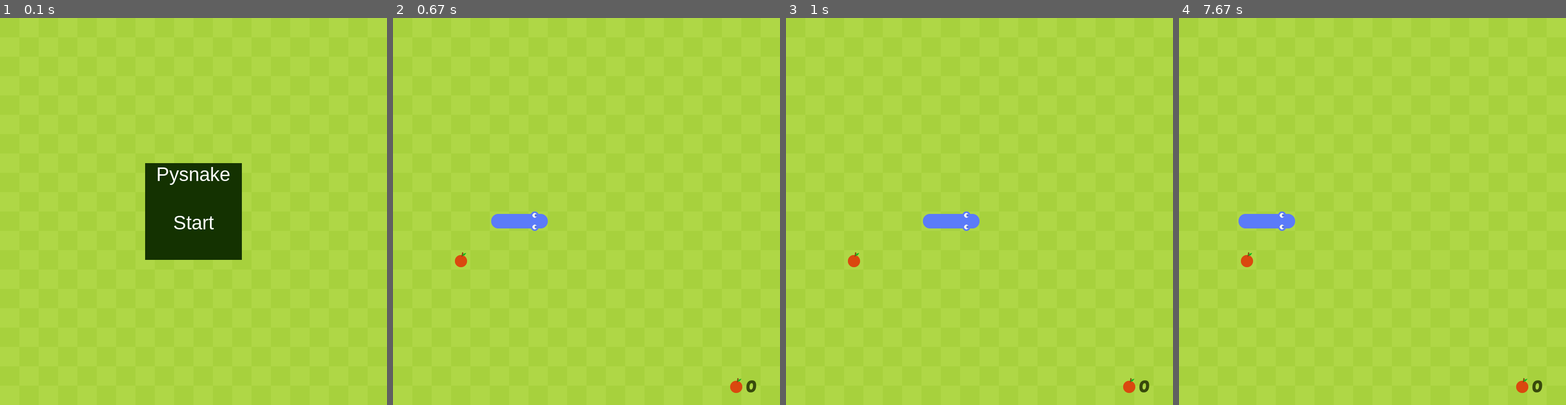
Above: before the commit, frames 1-4 (left to right).
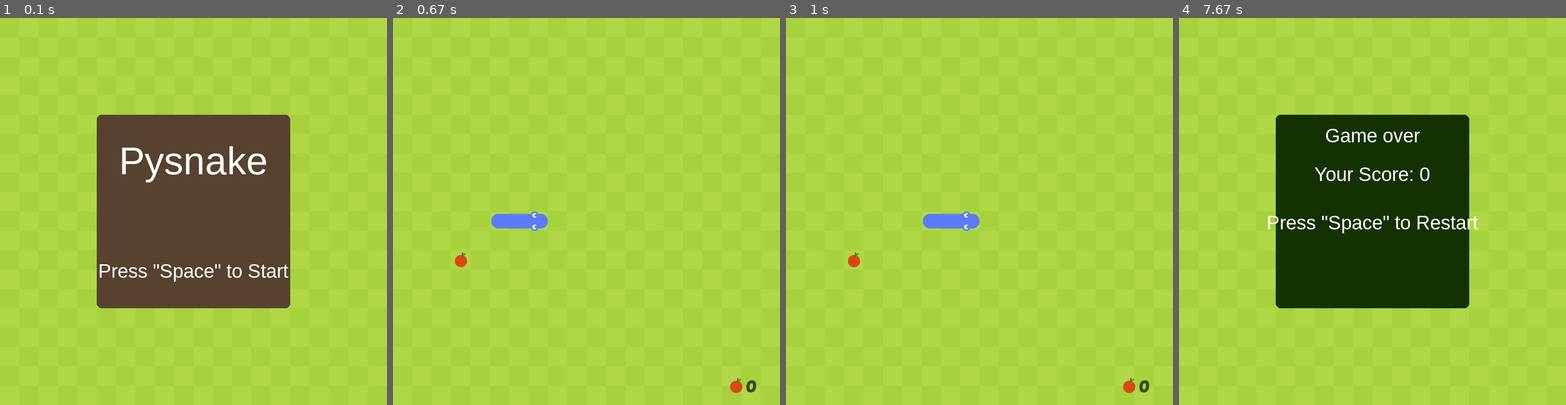
Above: after the commit, the same moments.

Repository: Y4nnik/codespaces-jupyter
Game: pygame game, started from snake.py
Same seed, same stepped clock (60 frames per second), same inputs: the game is played once before the commit and once after it.
Inputs:
- Up to frame 1 (0.1 s): no input
- Up to frame 2 (0.67 s): hold Space from 0.33 s (still down); hold Right from 0.33 s (still down)
- Up to frame 3 (1 s): release Space at 0.8 s; release Right at 0.8 s
- Up to frame 4 (7.67 s): hold Up 1.33-1.8 s; hold Right 1.83-2.3 s; hold Left 2.33-2.87 s; hold Down 2.9-3.2 s; hold Left 3.23-3.63 s; hold Up 3.67-4.03 s; hold Right 4.07-4.7 s; hold Down 4.73-5.1 s; hold Left 5.13-5.6 s; hold Up 6.13-6.43 s; hold Right 6.47-6.93 s; hold Left 6.97-7.5 s

The runs differ from the first frame. In frame 1, 25% of the frame differs, in the area x 25-75%, y 25-75%; in frame 2, nothing differs; in frame 3, nothing differs; in frame 4, 26%, in the area x 15-94%, y 25-97%.

Commit message:
Game Over Screen

Diff:
--- a/snake.py
+++ b/snake.py
@@ -85,13 +85,14 @@
         elif tail_relation == Vector2(0,-1): self.tail = self.tail_down
 
     def move_snake(self):
-        if self.new_block == True:
-            body_copy = self.body[:]
-            self.new_block = False
-        else:
-            body_copy = self.body[:-1] # create a copy of the body without the last element
-        body_copy.insert(0, body_copy[0]+self.direction)
-        self.body = body_copy[:]
+        if not self.direction == Vector2(0,0):
+            if self.new_block == True:
+                body_copy = self.body[:]
+                self.new_block = False
+            else:
+                body_copy = self.body[:-1] # create a copy of the body without the last element
+            body_copy.insert(0, body_copy[0]+self.direction)
+            self.body = body_copy[:]
 
     def add_block(self):
         self.new_block = True
@@ -134,8 +135,11 @@
             if block == self.snake.body[0]:
                 self.game_over()
     def game_over(self):
+        global score
+        score = len(self.snake.body) - 3
         self.snake.reset()
-
+        global pygame_state
+        pygame_state = "game_over"
 
     def draw_grass(self):
         grass_color = (167,209,61)
@@ -157,7 +161,6 @@
         score_y = int(cell_size*cell_number - 40)
         score_rect = score_surface.get_rect(center = (score_x, score_y))
         apple_rect = apple.get_rect(midright = (score_rect.left, score_rect.centery))
-
         screen.blit(score_surface,score_rect)
         screen.blit(apple,apple_rect)
 pygame.init()
@@ -168,22 +171,39 @@
 clock = pygame.time.Clock()
 running = True
 apple = pygame.image.load('graphics/apple.png').convert_alpha()
+sn = pygame.image.load('snake.png').convert_alpha()
 game_font = pygame.font.Font('PoetsenOne-Regular.ttf', 35) # create a font object
-
+score = 0
 main_game = MAIN()
 
 def draw_start_menu():
     screen.fill((175,215,70))
     main_game.draw_grass()
     font = pygame.font.SysFont('arial', 40)
-    start_rect = pygame.Rect(cell_number*cell_size/2-100, cell_number*cell_size/2-100, 200, 200)
-    pygame.draw.rect(screen,(20,50,1), start_rect)
-    start_button = font.render('Start', True, (255, 255, 255))
-    title = font.render('Pysnake', True, (255, 255, 255))
-    screen.blit(title, (cell_number*cell_size/2 - title.get_width()/2, cell_number*cell_size/2 - 100))
+    titlefont = pygame.font.SysFont('arial', 80)
+    start_rect = pygame.Rect(cell_number*cell_size/2-200, cell_number*cell_size/2-200, 400, 400)
+    pygame.draw.rect(screen,(87,65,47), start_rect, 0, 10)
+    start_button = font.render('Press "Space" to Start', True, (255, 255, 255))
+    title = titlefont.render('Pysnake', True, (255, 255, 255))
+    snake_rect = pygame.Rect(100, 100, 200, 200)
+    screen.blit(title, (cell_number*cell_size/2 - title.get_width()/2, cell_number*cell_size/2 - 150))
+    screen.blit(start_button, (cell_number*cell_size/2 - start_button.get_width()/2, cell_number*cell_size/2+100))
+    screen.blit(sn, (0,0)) # draw the fruit at the fruit_rect position
+    pygame.display.update()
+
+def draw_game_over_menu():
+    screen.fill((175,215,70))
+    main_game.draw_grass()
+    font = pygame.font.SysFont('arial', 40)
+    start_rect = pygame.Rect(cell_number*cell_size/2-200, cell_number*cell_size/2-200, 400, 400)
+    pygame.draw.rect(screen,(20,50,1), start_rect, 0, 10)
+    start_button = font.render('Press "Space" to Restart', True, (255, 255, 255))
+    title = font.render('Game over', True, (255, 255, 255))
+    score_screen = font.render('Your Score: ' + str(score), True, (255, 255, 255))
+    screen.blit(title, (cell_number*cell_size/2 - title.get_width()/2, cell_number*cell_size/2 - 180))
+    screen.blit(score_screen, (cell_number*cell_size/2 - score_screen.get_width()/2, cell_number*cell_size/2 - 100))
     screen.blit(start_button, (cell_number*cell_size/2 - start_button.get_width()/2, cell_number*cell_size/2))
     pygame.display.update()
-
 
 SCREEN_UPDATE = pygame.USEREVENT
 pygame.time.set_timer(SCREEN_UPDATE, 150)
@@ -203,13 +223,14 @@
                 if main_game.snake.direction.y != -1:
                     main_game.snake.direction = Vector2(0,1)
             if event.key == pygame.K_LEFT:
-                if main_game.snake.direction.x != 1:
+                if main_game.snake.direction.x != 1 and main_game.snake.direction != Vector2(0,0):
                     main_game.snake.direction = Vector2(-1,0)
             if event.key == pygame.K_RIGHT:
                 if main_game.snake.direction.x != -1:
                     main_game.snake.direction = Vector2(1,0)
-            if event.key == pygame.K_SPACE and pygame_state == "start":
+            if event.key == pygame.K_SPACE and (pygame_state == "start" or pygame_state == "game_over"):
                 pygame_state = "game"
+                main_game.snake.direction = Vector2(0,0)
 
    if pygame_state == "start":
         draw_start_menu()
@@ -217,4 +238,6 @@
         screen.fill((175,215,70)) # fill the screen with green
         main_game.draw_elements()
         pygame.display.update()
+   if pygame_state == "game_over":
+        draw_game_over_menu()
    clock.tick(120)  # limits FPS to 60
Binary file added: snake.png
